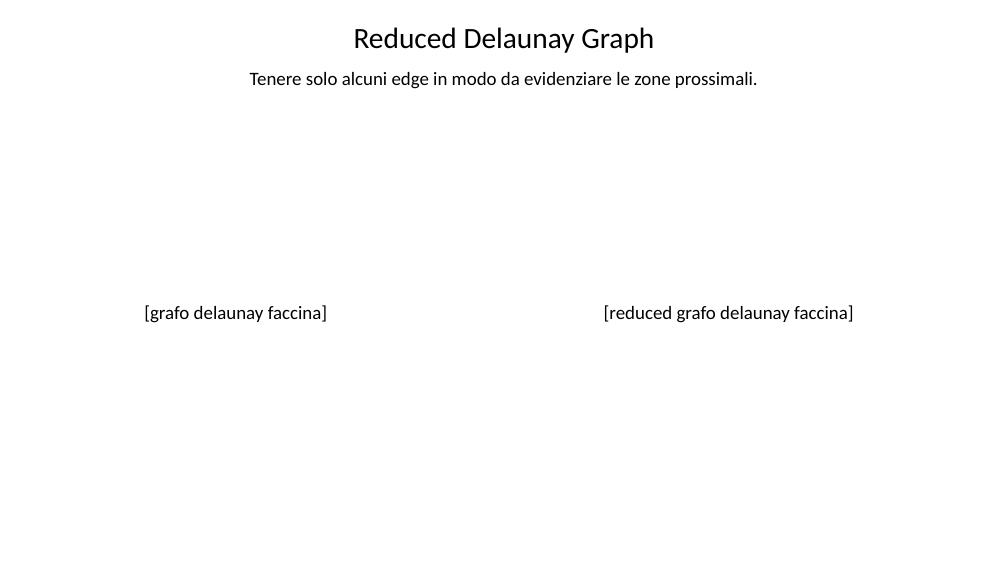
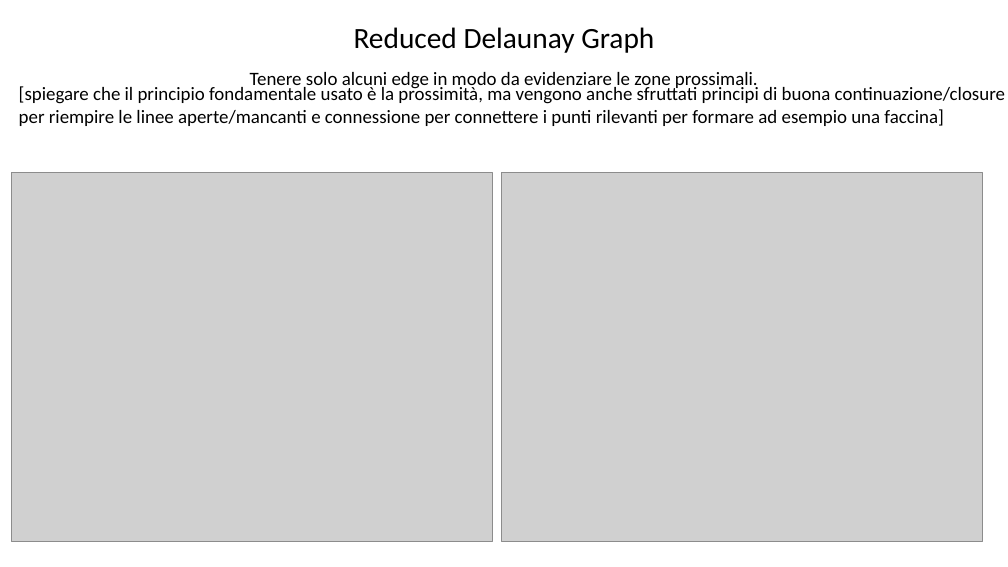
Before and after one commit to Teolul/Dot_Patterns_Perceptual_Grouping_RDG_vs_K-means, a slide deck: slide 10 of presentation.pptx (slide 9 before the commit). Drawn at 1008x567 pixels with LibreOffice and Linux fonts; fonts in the diff are those of the drawing; grey boxes stand for pictures; background and template pictures are left out. Boxes give left, top, right and bottom in pixels: in the first picture for what was removed or moved away, otherwise in the second. Text is boxed around its words. In the diff, an @@ line names an element or a change of style, - is before the commit and + after.

```diff
--- a/presentation.pptx
+++ b/presentation.pptx
@@ text added at (19, 85, 1005, 126), 18 pt, text #000000 @@
+[spiegare che il principio fondamentale usato è la prossimità, ma vengono anche sfruttati principi di buona continuazione/closure per riempire le linee aperte/mancanti e connessione per connettere i punti rilevanti per formare ad esempio una faccina]
@@ picture added at (11, 172, 492, 541) @@
@@ picture added at (501, 172, 982, 541) @@
@@ text removed at (144, 305, 327, 323) @@
-[grafo delaunay faccina]
@@ text removed at (604, 305, 853, 323) @@
-[reduced grafo delaunay faccina]
```
Also in this commit, not shown: 3 other slides changed, 2 slides added, 7 other files.
